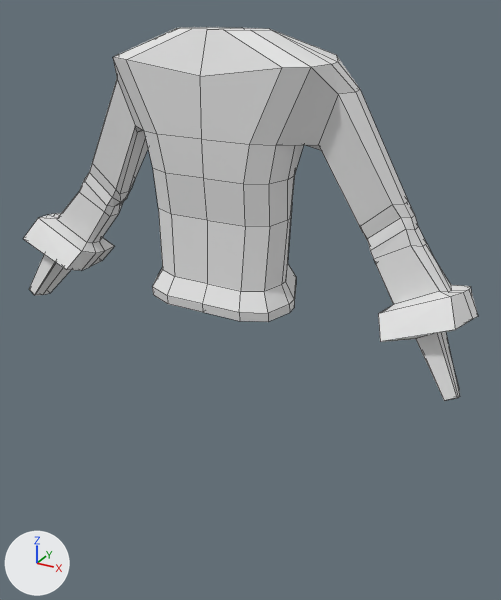
The Blender file My-Blender-3D-Models/animated-character.blend: old version first, new version second.
Rendered twice from a 50 mm camera at (2.14, -3.59, 1.1) aimed at (0.14, 0.05, -0.72). Every picture has the same lights, and +X, +Y and +Z are marked at lower left. Mesh edges are drawn as thin lines.

Script lines for the objects in view, before the commit:
```python
me_cube_001 = bpy.data.meshes.new('Cube.001')
me_cube_001.from_pydata(...)  # 156 vertices, 152 faces; spans x -0.62..1.58, y -0.31..0.39, z -0.94..0.93
# before: 134 (1.49, -0.11, -0.94)
ob_character = bpy.data.objects.new('Character', me_cube_001)
ob_character.location = (0.0, 0.0, 0.0)
_m = ob_character.modifiers.new('Mirror', 'MIRROR')
_m.use_bisect_axis = (True, False, False)
```
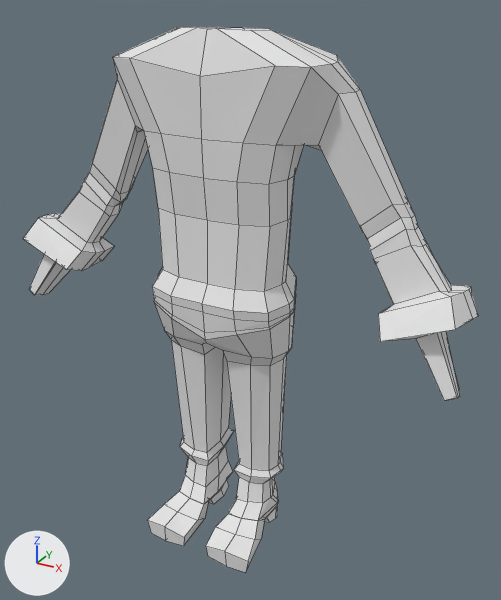
Changed parts and their boxes (x1, y1, x2, y2) in the pictures (501 x 600 px; the box of a moved part takes in the faces that stretch with it):
'Character', reshaped (46% taller)
    before: (23, 27, 478, 401)
    after: (23, 27, 478, 573)
part 1 of me_cube_001, built on
    before: (117, 27, 303, 322)
    after: (117, 27, 303, 573)
part 2 of me_cube_001, moved or reshaped
    both: (43, 268, 70, 295)

The change in detail:
me_cube_001 is used by ob_character; location (0.0, 0.0, 0.0).
Verts and faces of me_cube_001; kept vertices keep their numbers, new ones are numbered from 156.
me_cube_001 had 156 vertices, 152 faces and spanned x -0.62..1.58, y -0.31..0.39, z -0.94..0.93.
me_cube_001 now has 308 vertices, 303 faces and spans x -0.64..1.58, y -0.5..0.39, z -2.48..0.94.
Part 1, on me_cube_001:
11 faces are deleted.
3 vertices in x 0.26, y -0.31..-0.25, z -0.7..0.13 move by (-0.03, -0.01, 0.01).
3 vertices in x 0.1..0.5, y -0.26..-0.18, z 0.36..0.93 move by (-0.04, -0.01, 0.01).
2 vertices move from x 0.24..0.26, y -0.25..-0.23, z -0.52..-0.12 to x 0.2..0.22, y -0.26..-0.24, z -0.52..-0.12.
152 vertices are added at x -0.64..0.49, y -0.5..0.39, z -2.48..0.93.
162 new faces join them.
Part 2, on me_cube_001:
Vertex 134 moves to (1.5, -0.11, -0.94).
